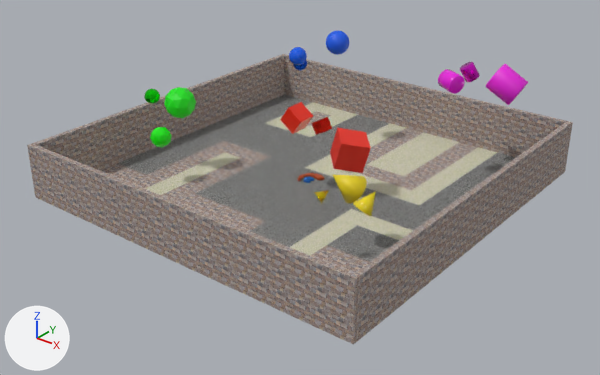
What one commit did to the glTF model apps/public/models/scene001.gltf.
One viewpoint serves both versions: a 50 mm camera at (50.6, -64.7, 38.9) aimed at (1.1, -2.9, 0.6). The lights are fixed; the arrows at lower left show +X, +Y and +Z. Where no turn or scale is listed for an object, it has been applied to the vertices. Vertices at the same position are counted once.
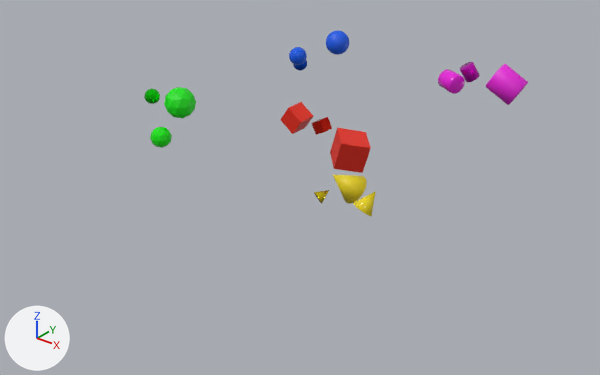
Edits to the bpy script that builds the scene:
```text
Change me_cube_002:
    where me_cube_002.from_pydata(...)  # 8 vertices, 12 faces; spans x -20.6..20.6, y -0.3..0.3, z -3.0..3.0
    remove me_cube_002.materials.append(mat_materialwall)
    me_cube_002 part 1
    me_cube_002.vertices[0].co: (-20.6, 0.3, 3.0) -> (-1.0, -1.0, 1.0)
    me_cube_002.vertices[1].co: (20.6, 0.3, -3.0) -> (-1.0, 1.0, -1.0)
    me_cube_002.vertices[2].co: (-20.6, 0.3, -3.0) -> (-1.0, -1.0, -1.0)
    me_cube_002.vertices[3].co: (20.6, 0.3, 3.0) -> (-1.0, 1.0, 1.0)
    me_cube_002.vertices[4].co: (20.6, -0.3, -3.0) -> (1.0, 1.0, -1.0)
    me_cube_002.vertices[5].co: (20.6, -0.3, 3.0) -> (1.0, 1.0, 1.0)
    me_cube_002.vertices[6].co: (-20.6, -0.3, -3.0) -> (1.0, -1.0, -1.0)
    me_cube_002.vertices[7].co: (-20.6, -0.3, 3.0) -> (1.0, -1.0, 1.0)
    add me_cube_002.materials.append(mat_materialred_m)  # red #e72914
Change me_cube_003:
    where me_cube_003.from_pydata(...)  # 8 vertices, 12 faces; spans x -0.3..0.3, y -20.0..20.0, z -3.0..3.0
    remove me_cube_003.materials.append(mat_materialwall)
    me_cube_003 part 2: the whole mesh is scaled about its middle by (3.33, 0.05, 0.333)
    add me_cube_003.materials.append(mat_materialred_s)  # red #e72914
Remove ob_cubestaticground:
    ob_cubestaticground = bpy.data.objects.new('CubeStaticGround', me_cube_001)
    ob_cubestaticground.location = (0.0, 0.0, -0.22)
Remove ob_cubestaticwall_000:
    ob_cubestaticwall_000 = bpy.data.objects.new('CubeStaticWall.000', me_cube_002)
    ob_cubestaticwall_000.location = (0.0, 20.3, 2.58)
Remove ob_cubestaticwall_001:
    ob_cubestaticwall_001 = bpy.data.objects.new('CubeStaticWall.001', me_cube_003)
    ob_cubestaticwall_001.location = (-20.3, 0.0, 2.58)
Remove ob_cubestaticwall_002:
    ob_cubestaticwall_002 = bpy.data.objects.new('CubeStaticWall.002', me_cube_004)
    ob_cubestaticwall_002.location = (0.0, -20.3, 2.58)
Remove ob_cubestaticwall_003:
    ob_cubestaticwall_003 = bpy.data.objects.new('CubeStaticWall.003', me_cube_005)
    ob_cubestaticwall_003.location = (20.3, 0.0, 2.58)
Change ob_cube_001:
    ob_cube_001: bpy.data.objects.new('Cube.001', me_cube_007) -> bpy.data.objects.new('Cube.001', me_cube_002)
Change ob_cube_002:
    ob_cube_002: bpy.data.objects.new('Cube.002', me_cube_008) -> bpy.data.objects.new('Cube.002', me_cube_003)
Remove ob_ecclogo:
    ob_ecclogo = bpy.data.objects.new('ecclogo', me_eccloco)
    ob_ecclogo.location = (0.0, 0.0, 0.25)
```

Pixel boxes [x1, y1, x2, y2] of what changed, in the pictures (600 x 375 px; the box of a moved part takes in the faces that stretch with it):
'CubeStaticGround', deleted
    before: [100, 95, 516, 273]
    faces in mat_materialground: [117, 95, 516, 262]
    faces in mat_materialgrass: [145, 102, 497, 256]
    faces in mat_materialwall: [100, 111, 478, 273]
'CubeStaticWall.002', deleted
    before: [27, 143, 360, 345]
'CubeStaticWall.003', deleted
    before: [355, 123, 570, 340]
'CubeStaticWall.000', deleted
    before: [282, 54, 573, 173]
'CubeStaticWall.001', deleted
    before: [33, 55, 284, 170]
'Cube.002', recoloured, mesh rescaled
    both: [280, 102, 313, 134]
'ecclogo', deleted
    before: [298, 173, 324, 183]
part 1 of me_cube_002, moved or reshaped
    before: [282, 54, 573, 173]
    after: [312, 117, 332, 135]
part 2 of me_cube_003, moved or reshaped
    before: [33, 55, 284, 170]
    after: [280, 102, 313, 134]
